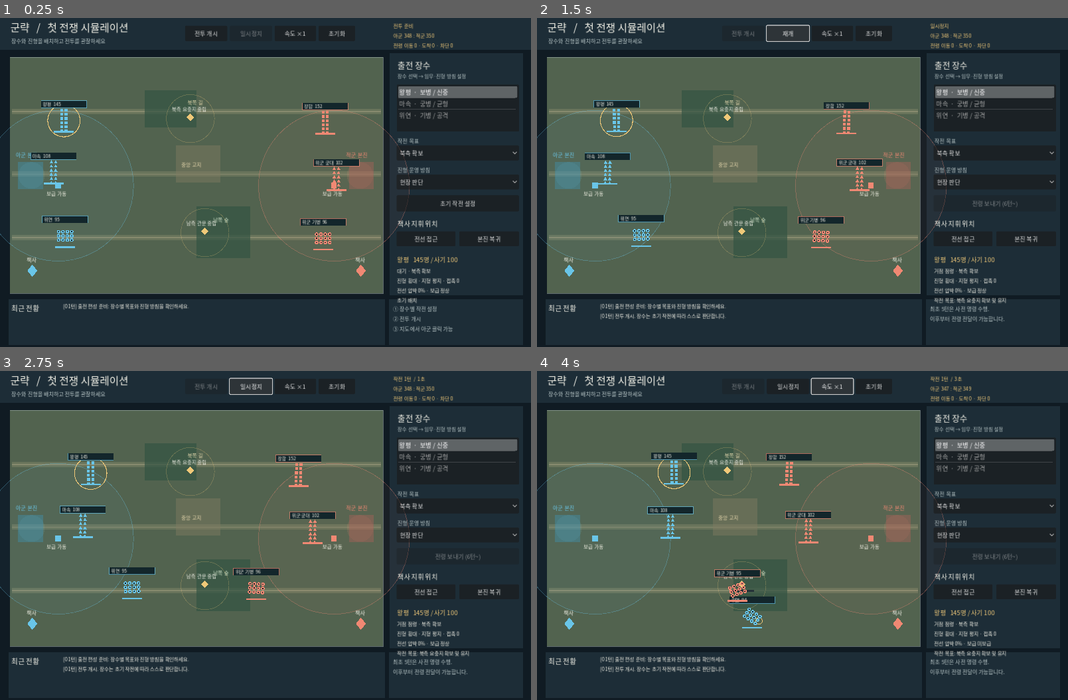
Above: before the commit, frames 1-4 (two rows, left to right).
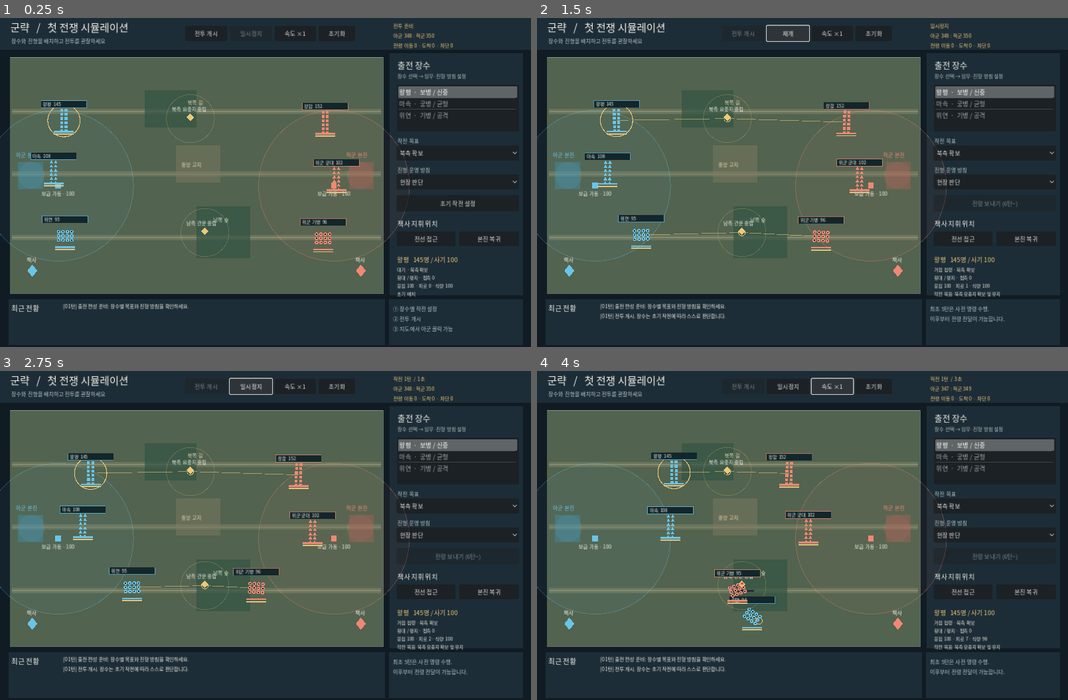
Above: after the commit, the same moments.

Repository: slows28/gunryak
Game: Godot game, scene res://main.tscn
The game is run twice, just before and just after one commit, with the same random seed, the same clock (stepped at 60 frames per second) and the same inputs.
Inputs:
- Up to frame 1 (0.25 s): no input
- Up to frame 2 (1.5 s): click "전투 개시" at 0.5 s; click "일시정지" at 1.25 s
- Up to frame 3 (2.75 s): click "재개" at 2 s
- Up to frame 4 (4 s): click "속도 ×1" at 2.75 s; click "속도 ×2" at 3.5 s

The runs differ from the first frame. In frame 1, 0.6% of the frame differs, in the area x 7-87%, y 35-87%; in frame 2, 1.0%, in the area x 7-89%, y 30-87%; in frame 3, 1.0%; in frame 4, 0.9%.

Commit message:
feat(m4): expose formation cohesion, fatigue, rations, ammunition and tactical goals in battle HUD

Diff:
--- a/scripts/game.gd
+++ b/scripts/game.gd
@@ -82,7 +82,7 @@
     _button("전선 접근", Vector2(956, 521), Vector2(142, 36), _commander_forward)
     _button("본진 복귀", Vector2(1107, 521), Vector2(144, 36), _commander_back)
     selected_label = _label("", Vector2(957, 577), Vector2(294, 27), 15, COL_GOLD)
-    details_label = _label("", Vector2(957, 606), Vector2(293, 74), 12, COL_TEXT)
+    details_label = _label("", Vector2(957, 605), Vector2(293, 78), 11, COL_TEXT)
     details_label.autowrap_mode = TextServer.AUTOWRAP_WORD_SMART
     _label("최근 전황", Vector2(27, 693), Vector2(170, 27), 17, COL_TEXT)
     event_label = _label("", Vector2(152, 691), Vector2(735, 102), 12, COL_TEXT)
@@ -237,7 +237,8 @@
     var unit: Dictionary = sim.find_unit(selected_id)
     if not unit.is_empty():
         selected_label.text = "%s   %d명 / 사기 %d" % [str(unit["name"]), int(float(unit["troops"])), int(float(unit["morale"]))]
-        details_label.text = "%s · %s\n진형 %s · 지형 %s · 접촉 %d\n전선 압박 %d%% · 보급 %s\n%s" % [str(unit["action"]), str(unit["mission"]), str(unit["formation"]), sim.terrain_at(unit["pos"]), int(unit.get("contact_troops", 0)), int(round(float(unit.get("front_pressure", 0.0)) * 100.0)), "정상" if bool(unit["supplied"]) else "미보급", str(unit["reason"])]
+        var ammo_text: String = " · 화살 %d" % int(unit.get("ammo", 100.0)) if str(unit["type"]) == "궁병" else ""
+        details_label.text = "%s · %s\n%s / %s · 접촉 %d\n응집 %d · 피로 %d · 식량 %d%s\n%s" % [str(unit["action"]), str(unit["mission"]), str(unit["formation"]), sim.terrain_at(unit["pos"]), int(unit.get("contact_troops", 0)), int(unit.get("cohesion", 100.0)), int(unit.get("fatigue", 0.0)), int(unit.get("rations", 100.0)), ammo_text, str(unit["reason"])]
     var start_line: int = maxi(0, sim.events.size() - 4)
     var lines: String = ""
     for i in range(start_line, sim.events.size()):
@@ -324,7 +325,7 @@
             draw_circle(p, WarSim.SUPPLY_RADIUS, Color(accent.r, accent.g, accent.b, 0.045))
             draw_arc(p, WarSim.SUPPLY_RADIUS, 0.0, TAU, 56, Color(accent.r, accent.g, accent.b, 0.33), 1.5)
         draw_rect(Rect2(p - Vector2(7, 7), Vector2(14, 14)), accent)
-        _draw_string("보급 " + str(base["state"]), p + Vector2(-28, 24), 12, Color("#f6f4e8"))
+        _draw_string("보급 %s · %d" % [str(base["state"]), int(base.get("stock", 100.0))], p + Vector2(-40, 24), 12, Color("#f6f4e8"))
     for commander in sim.commanders:
         var p: Vector2 = _screen(commander["pos"])
         var accent: Color = COL_BLUE if int(commander["side"]) == 0 else COL_RED
@@ -338,7 +339,7 @@
         _draw_string("전령", p + Vector2(-14, -11), 12, COL_GOLD)
     # Draw real maneuver waypoints so an aggressive flanking decision is visible.
     for unit in sim.units:
-        if float(unit["troops"]) > 0.0 and str(unit["action"]) == "측면 우회":
+        if float(unit["troops"]) > 0.0 and str(unit["action"]) in ["측면 우회", "거점 점령", "거점 방어", "재집결", "전열 지원", "탄약 보충", "보급 복귀"]:
             var start_point: Vector2 = _screen(unit["pos"])
             var flank_waypoint: Vector2 = _screen(unit["goal"])
             draw_line(start_point, flank_waypoint, Color(COL_GOLD, 0.58), 1.4)
@@ -378,6 +379,11 @@
     var ratio: float = clampf(float(unit["troops"]) / float(unit["initial_troops"]), 0.0, 1.0)
     draw_rect(Rect2(p + Vector2(-24, 25), Vector2(48, 4)), Color("#142630"))
     draw_rect(Rect2(p + Vector2(-24, 25), Vector2(48.0 * ratio, 4)), accent)
+    var cohesion: float = clampf(float(unit.get("cohesion", 100.0)) / 100.0, 0.0, 1.0)
+    draw_rect(Rect2(p + Vector2(-24, 31), Vector2(48, 3)), Color("#142630"))
+    draw_rect(Rect2(p + Vector2(-24, 31), Vector2(48.0 * cohesion, 3)), Color("#e3c37b"))
+    if bool(unit.get("rallying", false)):
+        _draw_string("재집결", p + Vector2(-15, 47), 10, COL_GOLD)
 
     # Collision-aware name chips; overlapping armies do not stack unreadable labels.
     var label: String = "%s  %d" % [str(unit["name"]), int(float(unit["troops"]))]
